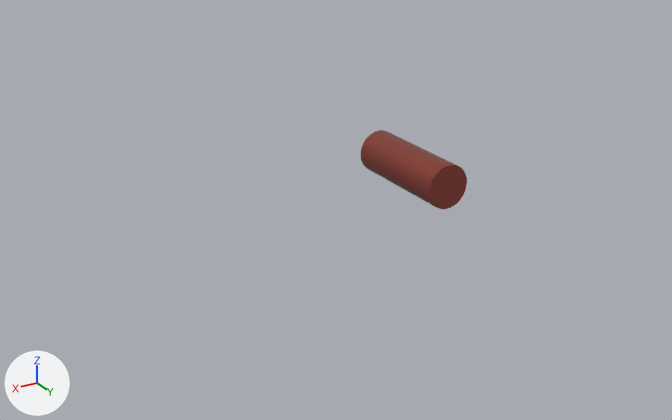
One commit to the FBX model apps/web-client/dist/assets/models/fbx/SU_KorshunGunship.fbx: the scene before it, then after it.
Before and after are seen from a 50 mm lens placed at (16.2, 22.4, 12.0), pointed at (2.5, -0.4, 0.6). Arrows for +X, +Y and +Z are at lower left; the lights stay in place. The first picture is the older version. Objects named as collision shapes, trigger or cutter boxes, shadow casters or lower levels of detail are left out. Where no turn or scale is listed for an object, it has been applied to the vertices.
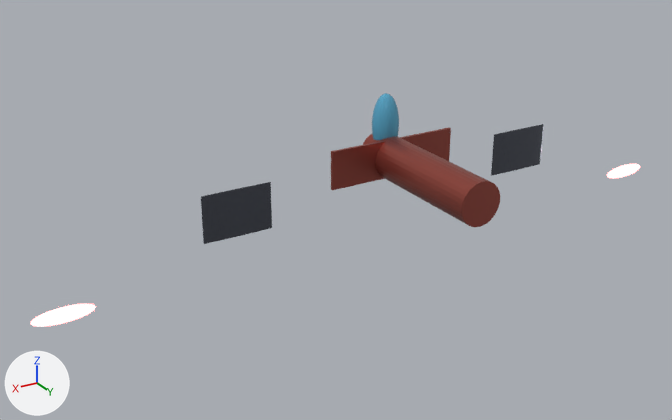
The newer file is also rescaled (x0.786), turned or shifted as a whole; pictures and numbers use the older file's frame.

Where the change shows, as pixel boxes [x1, y1, x2, y2] in the pictures (672 x 420 px):
'Cylinder', moved, rescaled (29% wider, 18% taller)
    before: [361, 130, 467, 209]
    after: [363, 134, 500, 227]
'Cylinder.003', added
    after: [201, 182, 272, 244]
'Cube', added (red)
    after: [331, 128, 451, 190]
'Cylinder.001', added
    after: [491, 124, 544, 176]
'Sphere', added (cyan)
    after: [372, 93, 399, 140]
'Cylinder.004', added
    after: [30, 303, 96, 327]
'Cylinder.002', added
    after: [607, 164, 640, 179]

Edits to the bpy script that builds the scene:
```text
Add mat_mat_darksteel:
    mat_mat_darksteel = principled_material('Mat_DarkSteel')
    mat_mat_darksteel.base_color = (0.12, 0.13, 0.16)  # grey #61656f
    mat_mat_darksteel.metallic = 0.9
    mat_mat_darksteel.roughness = 0.25
Add mat_mat_glass:
    mat_mat_glass = principled_material('Mat_Glass')
    mat_mat_glass.base_color = (0.1, 0.4, 0.6)  # cyan #59aacb
    mat_mat_glass.metallic = 0.1
    mat_mat_glass.roughness = 0.1
Add mat_mat_sovietred:
    mat_mat_sovietred = principled_material('Mat_SovietRed')
    mat_mat_sovietred.base_color = (1.0, 0.05, 0.05)  # red #ff3f3f
    mat_mat_sovietred.metallic = 0.3
    mat_mat_sovietred.roughness = 0.2
    mat_mat_sovietred.emission_color = (1.0, 0.1, 0.1)  # red #ff5959
    mat_mat_sovietred.emission_strength = 10.0
Change me_cylinder:
    used by ob_cylinder; location = (0.0, 0.0, 1.6)
    remove me_cylinder.from_pydata(...)  # 64 vertices, 34 faces; spans x -0.7..0.7, y -1.9..1.9, z -0.7..0.7
    add me_cylinder.from_pydata(...)  # 64 vertices, 34 faces; spans x -0.7..0.7, y -1.9..3.45, z -0.7..0.7
    me_cylinder part 1: the whole mesh is scaled about its middle by (1, 1.41, 1), then moved by (0.0, 0.77, 0.0)
Add me_cylinder_003:
    me_cylinder_003.from_pydata(...)  # 64 vertices, 34 faces; spans x -1.15..1.15, y -0.03..0.03, z -0.76..0.76
    me_cylinder_003.materials.append(mat_mat_darksteel)  # grey #61656f
Add me_sphere:
    me_sphere.from_pydata(...)  # a UV sphere (32 segments, 16 rings, poles along y) spanning x -0.46..0.46, y -0.4..0.4, z -1.03..1.03
    me_sphere.materials.append(mat_mat_glass)  # cyan #59aacb
Add me_cylinder_002:
    me_cylinder_002.from_pydata(...)  # 64 vertices, 34 faces; spans x -0.92..0.92, y -0.01..0.01, z -0.25..0.25
    me_cylinder_002.materials.append(mat_mat_sovietred)  # red #ff3f3f, glowing red #ff5959
Add me_cube_001:
    me_cube_001.from_pydata(...)  # a box spanning x -2.29..2.29, y -0.05..0.05, z -0.64..0.64
    me_cube_001.materials.append(mat_mat_sovietarmor)  # red #a05045
Add ob_cylinder_003:
    ob_cylinder_003 = bpy.data.objects.new('Cylinder.003', me_cylinder_003)
    ob_cylinder_003.location = (5.5, -1.22, 0.84)
Add ob_sphere:
    ob_sphere = bpy.data.objects.new('Sphere', me_sphere)
    ob_sphere.location = (0.0, -1.52, 2.62)
Add ob_cylinder_002:
    ob_cylinder_002 = bpy.data.objects.new('Cylinder.002', me_cylinder_002)
    ob_cylinder_002.location = (-11.0, -1.1, -1.01)
Add ob_cube:
    ob_cube = bpy.data.objects.new('Cube', me_cube_001)
    ob_cube.location = (0.0, -1.07, 1.6)
Add ob_cylinder_004:
    ob_cylinder_004 = bpy.data.objects.new('Cylinder.004', me_cylinder_002.copy())
    ob_cylinder_004.location = (11.0, -1.1, -1.01)
Add ob_cylinder_001:
    ob_cylinder_001 = bpy.data.objects.new('Cylinder.001', me_cylinder_003.copy())
    ob_cylinder_001.location = (-5.5, -1.22, 0.84)
```
